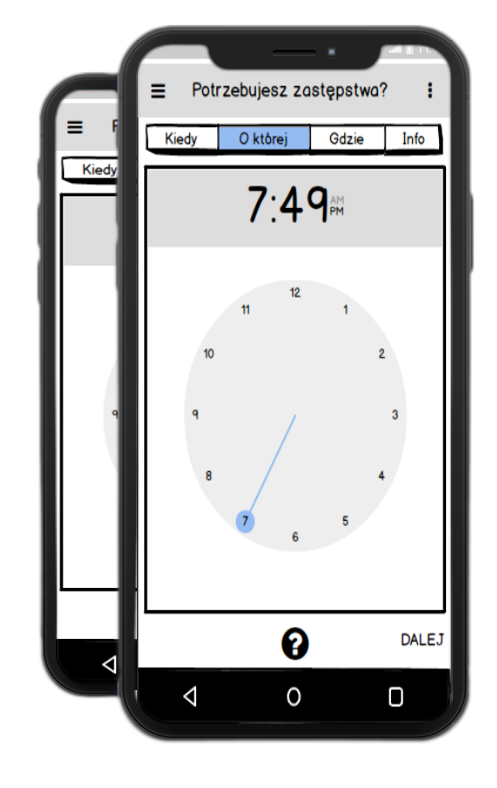
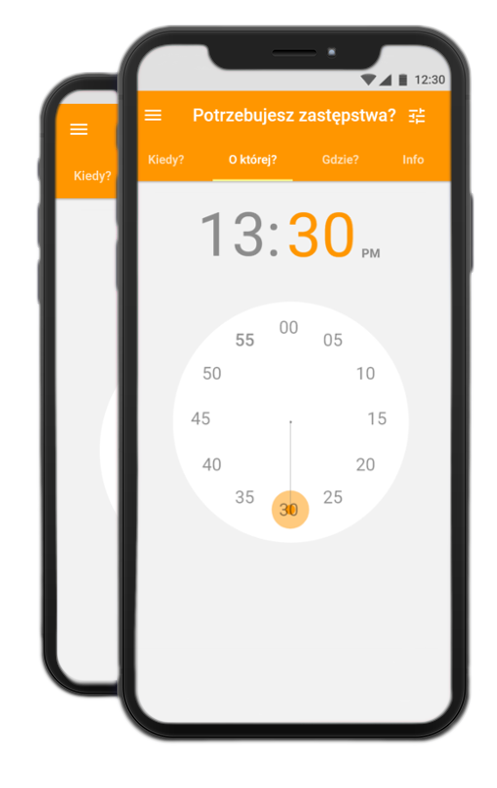
Two versions of the same layered image (497 × 788). Layer-by-layer changes:
removed layer "Wklejona warstwa #2" over (137, 40, 452, 725)
removed layer "Wklejona warstwa #1" over (54, 82, 394, 690)
added layer "Wklejona warstwa" above "Wklejona warstwa #3" over (58, 40, 453, 725)
added layer "Wklejona warstwa #3" over (54, 82, 394, 689)
